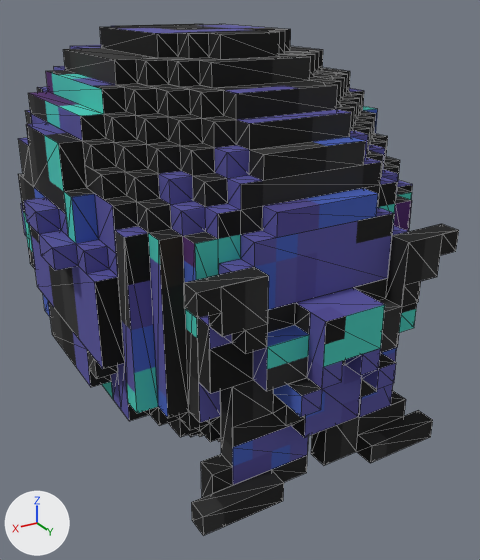
An edit to the glTF model new/assetcoloring/zilla gltf create/gltf in/black durag_lazer light.gltf, drawn before and after from the same camera.
Both versions are drawn from a 50 mm lens placed at (16.1, 29.4, 5.5), pointed at (-1.7, -0.1, -9.2). The axes (+X, +Y, +Z) are drawn at lower left. The lights are the same throughout. Mesh edges are drawn as thin lines. Vertices at the same position are counted once.

Script lines for the objects in view, before the commit:
```python
me_c18_h_durag_skydiving_vrgg_mesh = bpy.data.meshes.new('C18_H_Durag_Skydiving_VRGg-Mesh')
me_c18_h_durag_skydiving_vrgg_mesh.from_pydata(...)  # 981 vertices, 1558 faces; spans x -9.5..9.5, y -17.5..11.5, z -15.0..4.0
me_c18_h_durag_skydiving_vrgg_mesh.materials.append(mat_c18_h_durag_skydiving_vrgg_material)
ob_c18_h_durag_skydiving_vrgg_mesh = bpy.data.objects.new('C18_H_Durag_Skydiving_VRGg-Mesh', me_c18_h_durag_skydiving_vrgg_mesh)
ob_c18_h_durag_skydiving_vrgg_mesh.location = (0.0, 0.0, 0.0)
ob_c18_h_durag_skydiving_vrgg_mesh.scale = (-1.0, 1.0, 1.0)
```
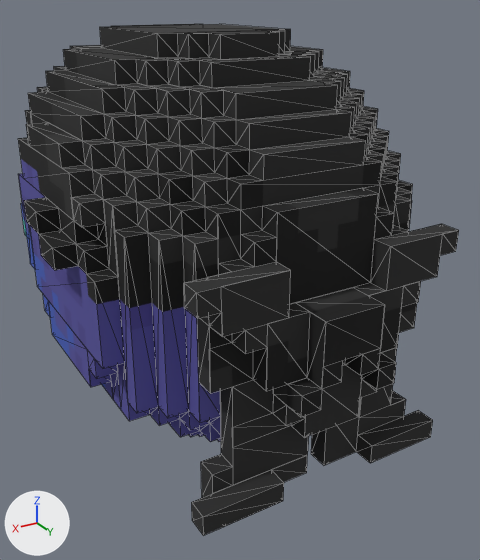
Boxes (x1, y1, x2, y2) around the edits, measured in the pictures (480 x 560 px; the box of a moved part takes in the faces that stretch with it):
part 1 of me_c18_h_durag_skydiving_vrgg_mesh, moved or reshaped: (18, 109, 457, 391) in both
part 2 of me_c18_h_durag_skydiving_vrgg_mesh, surface changed: (18, 24, 452, 523) in both

Patch to the scene script:
```diff
--- a/new/assetcoloring/zilla gltf create/gltf in/black durag_lazer light.gltf.py
+++ b/new/assetcoloring/zilla gltf create/gltf in/black durag_lazer light.gltf.py
@@ me_c18_h_durag_skydiving_vrgg_mesh @@
 # used by ob_c18_h_durag_skydiving_vrgg_mesh; location = (0.0, 0.0, 0.0); scale = (-1.0, 1.0, 1.0)
-me_c18_h_durag_skydiving_vrgg_mesh.from_pydata(...)  # 981 vertices, 1558 faces; spans x -9.5..9.5, y -17.5..11.5, z -15.0..4.0
+me_c18_h_durag_skydiving_vrgg_mesh.from_pydata(...)  # 990 vertices, 1582 faces; spans x -9.5..9.5, y -17.5..11.5, z -15.0..4.0
+# me_c18_h_durag_skydiving_vrgg_mesh part 1
+# 15 vertices are removed from x -8.5..7.5, y -2.5..10.5, z -7.0..-2.0
+# 60 faces are deleted
+# 4 vertices are added at (2.5, 10.5, -4.0), (-2.5, 10.5, -4.0), (7.5, 2.5, -1.0), (8.5, 2.5, -1.0)
+# 8 new vertices lie (0.0, 0.0, 1.0) away from vertices in x -8.5..8.5, y 2.5..4.5, z -4.0..-2.0
+# 6 new vertices lie (-1.0, 0.0, 0.0) away from vertices in x -7.5..3.5, y 2.5..10.5, z -6.0..-1.0
+# 6 new vertices lie (1.0, 0.0, 0.0) away from vertices in x -3.5..7.5, y 3.5..10.5, z -6.0..-1.0
+# 84 new faces join them
+# me_c18_h_durag_skydiving_vrgg_mesh part 2: 1486 kept faces spanning x -9.5..9.5, y -17.5..11.5, z -15.0..4.0 get new texture (UV) coordinates
 me_c18_h_durag_skydiving_vrgg_mesh.materials.append(mat_c18_h_durag_skydiving_vrgg_material)
```
